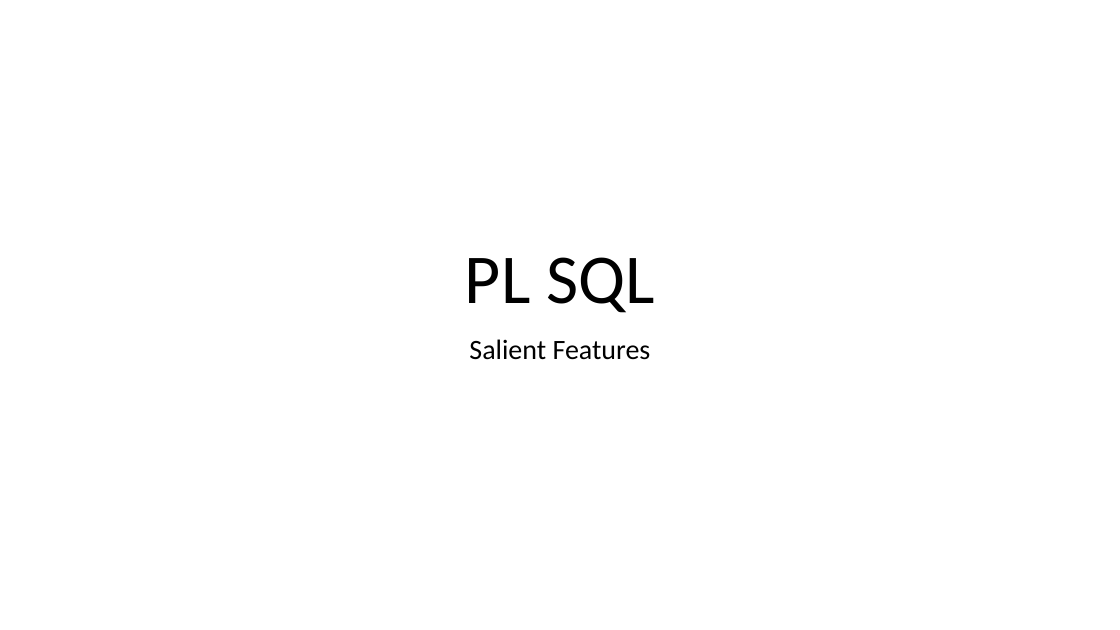
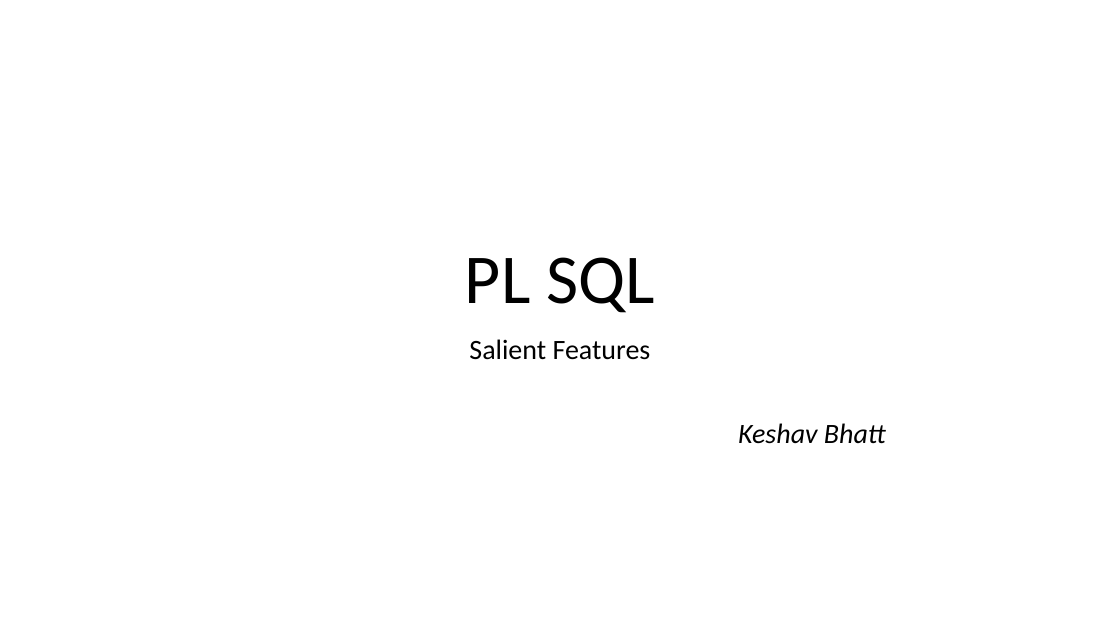
Before and after one commit to bhatt-keshav/learnPLSQL, a slide deck: slide 1 of SalientFeatures.pptx. Drawn at 1120x630 pixels with LibreOffice and Linux fonts; fonts in the diff are those of the drawing. Boxes give left, top, right and bottom in pixels: in the first picture for what was removed or moved away, otherwise in the second. Text is boxed around its words. In the diff, an @@ line names an element or a change of style, - is before the commit and + after.

```diff
--- a/SalientFeatures.pptx
+++ b/SalientFeatures.pptx
@@ subtitle at (738,423,886,444): paragraph added @@
+Keshav Bhatt
```
Also in this commit, not shown: 3 other slides changed, 2 other files.
